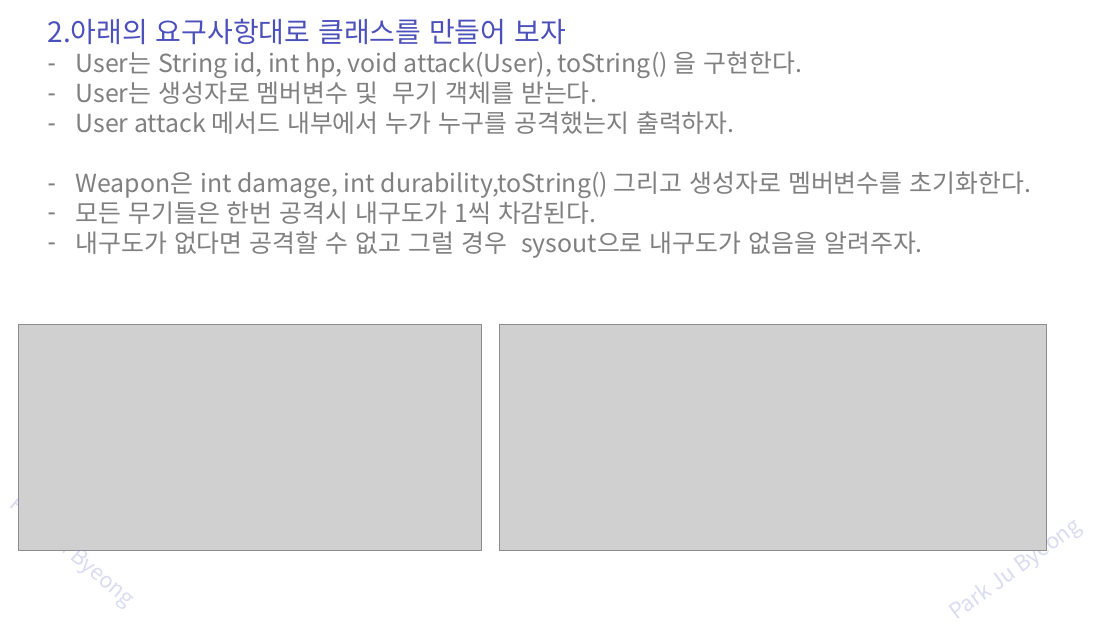
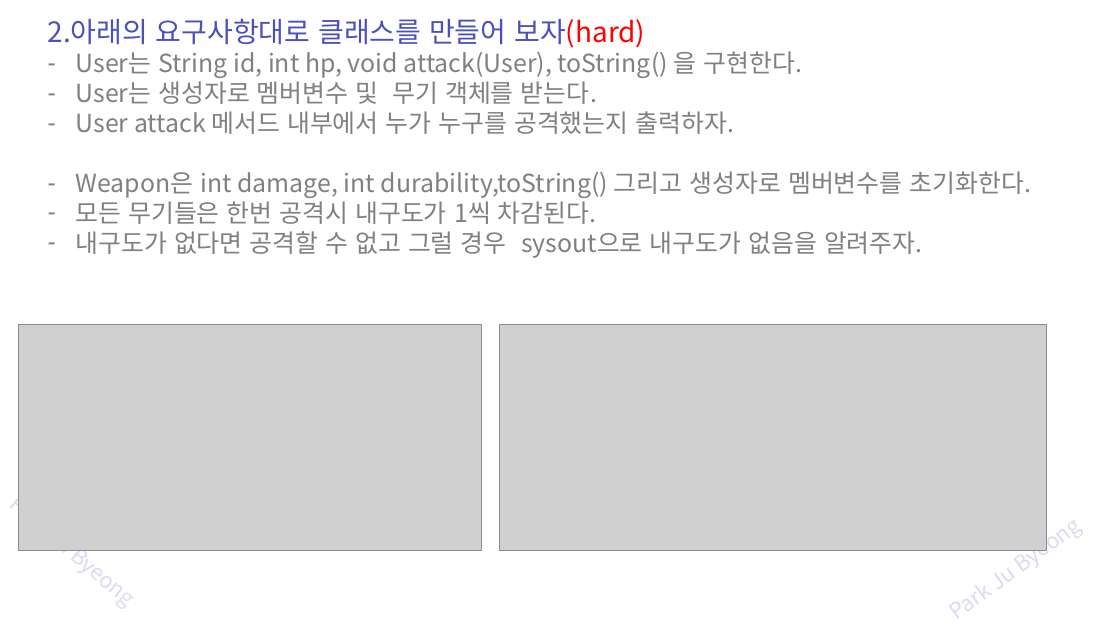
Before and after one commit to zest132/JavaLecture, a slide deck: slide 78 of JavaLecture/LectureFile/java 11강 인터페이스와다형성.pptx (slide 75 before the commit). Drawn at 1120x630 pixels with LibreOffice and Linux fonts; fonts in the diff are those of the drawing; grey boxes stand for pictures. Boxes give left, top, right and bottom in pixels: in the first picture for what was removed or moved away, otherwise in the second. Text is boxed around its words. In the diff, an @@ line names an element or a change of style, - is before the commit and + after.

```diff
--- a/JavaLecture/LectureFile/java 11강 인터페이스와다형성.pptx
+++ b/JavaLecture/LectureFile/java 11강 인터페이스와다형성.pptx
@@ text at [48,18,645,48]: text changed @@
-2.아래의 요구사항대로 클래스를 만들어 보자
+2.아래의 요구사항대로 클래스를 만들어 보자(hard)
```
Also in this commit, not shown: 10 other slides changed, 5 slides added, 2 slides removed, 3 other files.
